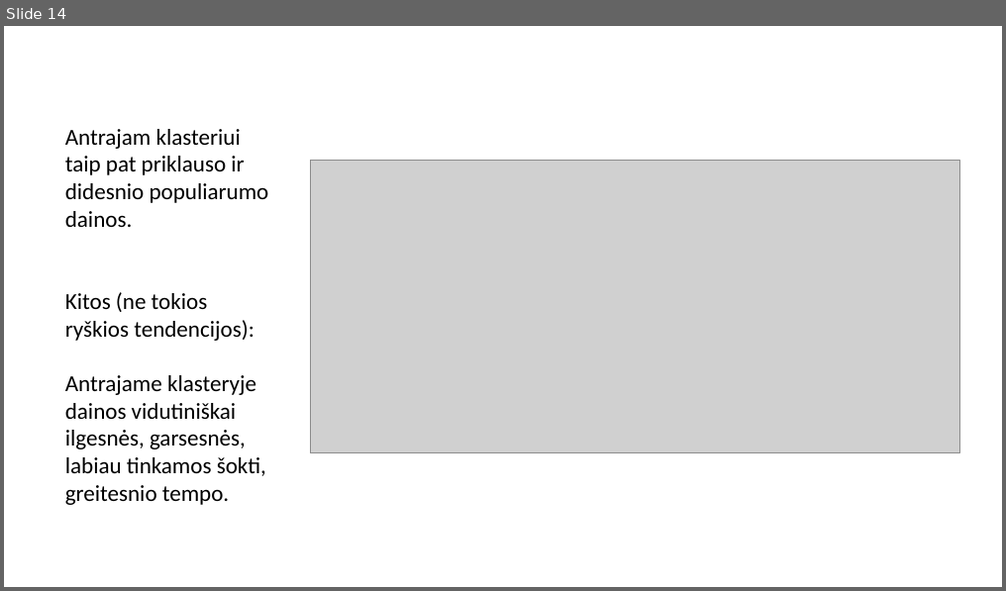
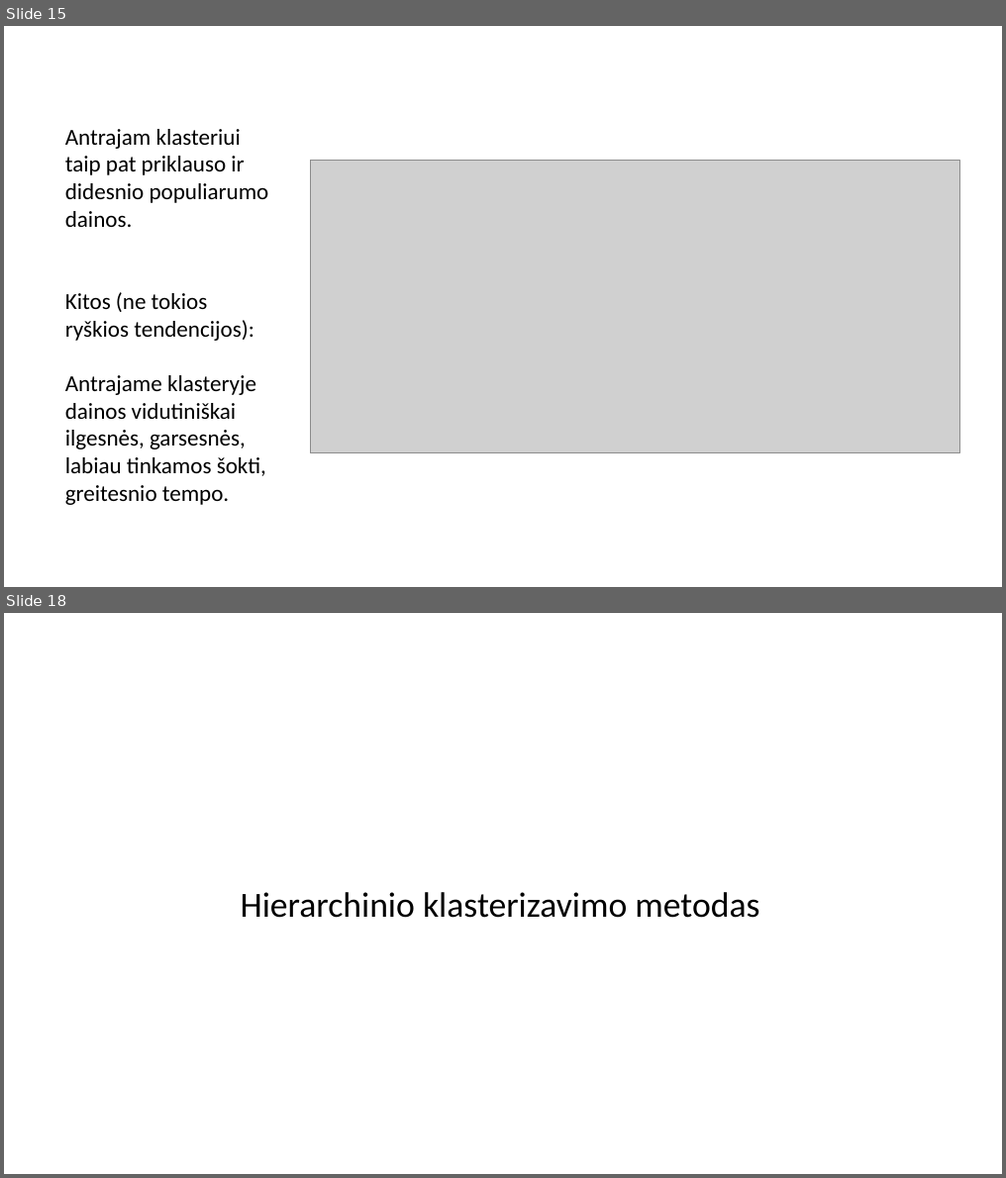
Before and after one commit to dovmar/PDVS, a slide deck: Lab_3/Pristatymas.pptx. Shown one above the other, each under a label of ours: slide 14 before the commit, slides 15 and 18 after it; the slides between them are not shown. The pictures are 1006x591 and 1006x1178 pixels, drawn with LibreOffice and Linux fonts; fonts in the diff are those of the drawing; grey boxes stand for pictures. Boxes give left, top, right and bottom in pixels: in the first picture for what was removed or moved away, otherwise in the second. Text is boxed around its words. In the diff, an @@ line names an element or a change of style, - is before the commit and + after.

```diff
--- a/Lab_3/Pristatymas.pptx
+++ b/Lab_3/Pristatymas.pptx
@@ slide 18 added at [4,613,1002,1174], background #FFFFFF @@
@@ text added at [241,892,759,918], 34 pt, text #000000 @@
+Hierarchinio klasterizavimo metodas
@@ what was slide 14 is now slide 15 @@
```
Also in this commit, not shown: 5 other slides added, 1 slide removed, 4 other files.
